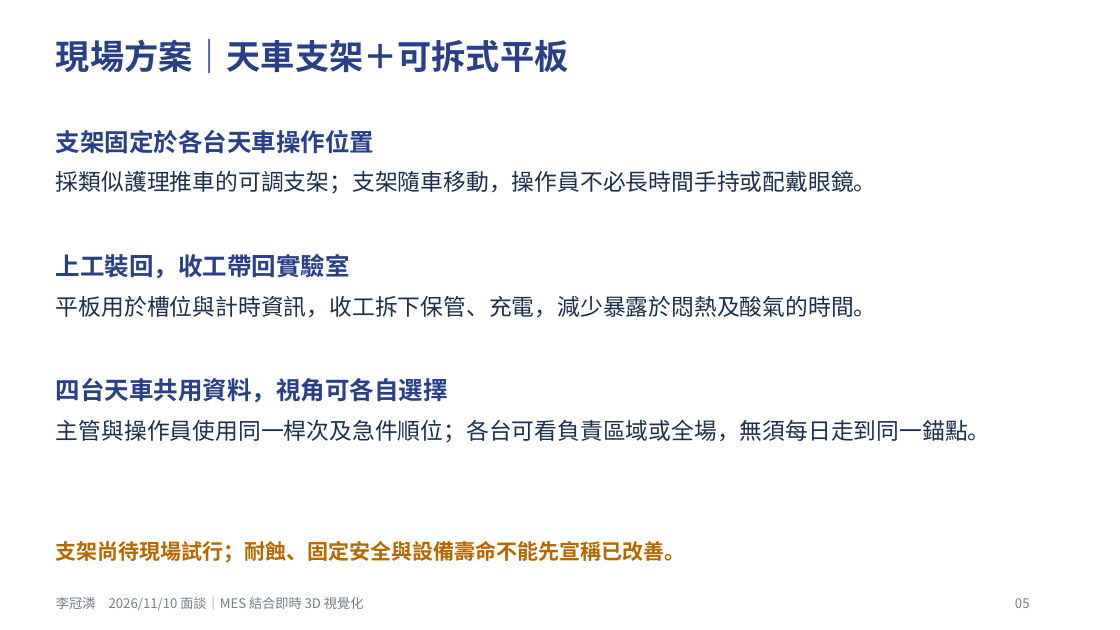
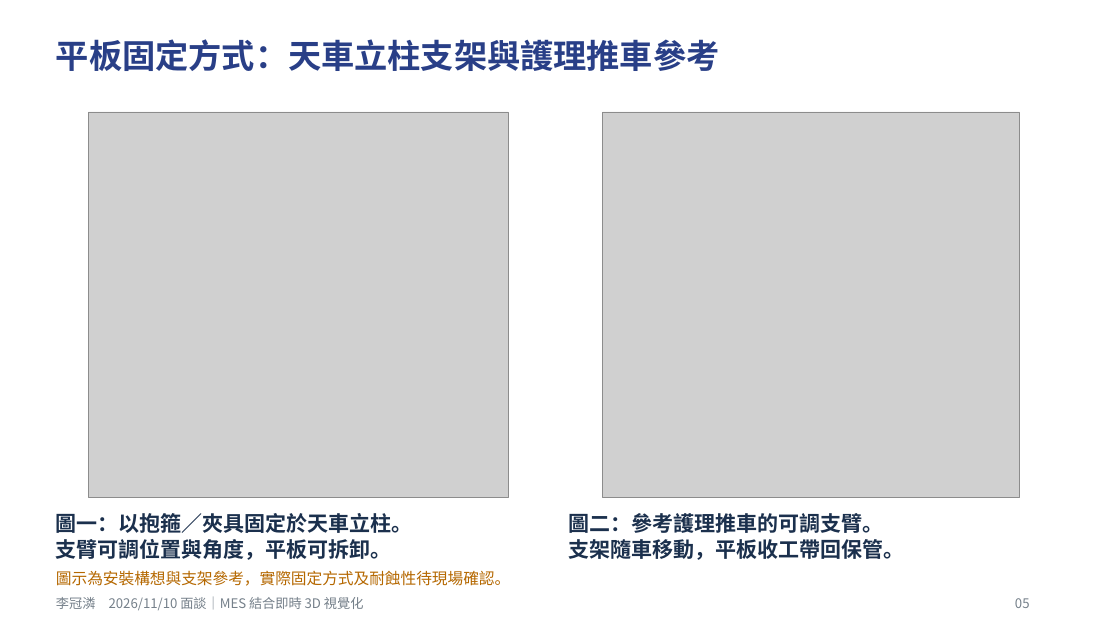
Before and after one commit to vannessiii2/report2, a slide deck: slide 5 of ppt/MES洗入洗出與天車AR_1110面談版.pptx. Drawn at 1120x630 pixels with LibreOffice and Linux fonts; fonts in the diff are those of the drawing; grey boxes stand for pictures. Boxes give left, top, right and bottom in pixels: in the first picture for what was removed or moved away, otherwise in the second. Text is boxed around its words. In the diff, an @@ line names an element or a change of style, - is before the commit and + after.

Commit message:
docs: illustrate tablet mounting on slide 5

```diff
--- a/ppt/MES洗入洗出與天車AR_1110面談版.pptx
+++ b/ppt/MES洗入洗出與天車AR_1110面談版.pptx
@@ text at <box>56,39,720,71</box>: text changed; size 29.2 to 28.5 pt @@
-現場方案｜天車支架＋可拆式平板
+平板固定方式：天車立柱支架與護理推車參考
@@ picture added at <box>89,112,508,497</box> @@
@@ picture added at <box>603,112,1020,497</box> @@
@@ text removed at <box>56,130,375,154</box> @@
-支架固定於各台天車操作位置
@@ text removed at <box>56,171,877,194</box> @@
-採類似護理推車的可調支架；支架隨車移動，操作員不必長時間手持或配戴眼鏡。
@@ text removed at <box>56,254,350,278</box> @@
-上工裝回，收工帶回實驗室
@@ text removed at <box>56,296,877,318</box> @@
-平板用於槽位與計時資訊，收工拆下保管、充電，減少暴露於悶熱及酸氣的時間。
@@ text removed at <box>56,378,448,402</box> @@
-四台天車共用資料，視角可各自選擇
@@ text removed at <box>56,419,991,443</box> @@
-主管與操作員使用同一桿次及急件順位；各台可看負責區域或全場，無須每日走到同一錨點。
@@ text added at <box>56,513,413,560</box>, 18 pt, text #1B304D, bold @@
+圖一：以抱箍／夾具固定於天車立柱。
+支臂可調位置與角度，平板可拆卸。
@@ text added at <box>569,513,905,560</box>, 18 pt, text #1B304D, bold @@
+圖二：參考護理推車的可調支臂。
+支架隨車移動，平板收工帶回保管。
@@ text removed at <box>56,541,686,563</box> @@
-支架尚待現場試行；耐蝕、固定安全與設備壽命不能先宣稱已改善。
@@ text added at <box>56,570,510,586</box>, 13.5 pt, text #B56800 @@
+圖示為安裝構想與支架參考，實際固定方式及耐蝕性待現場確認。
```
Also in this commit, not shown: 1 other file.
